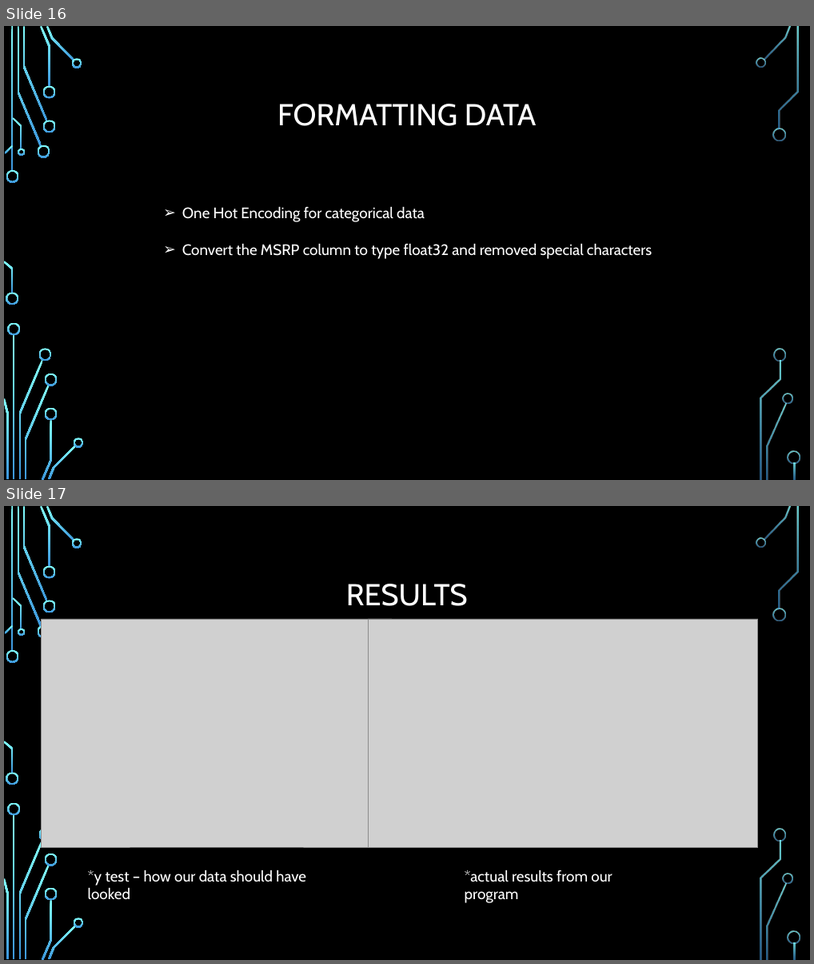
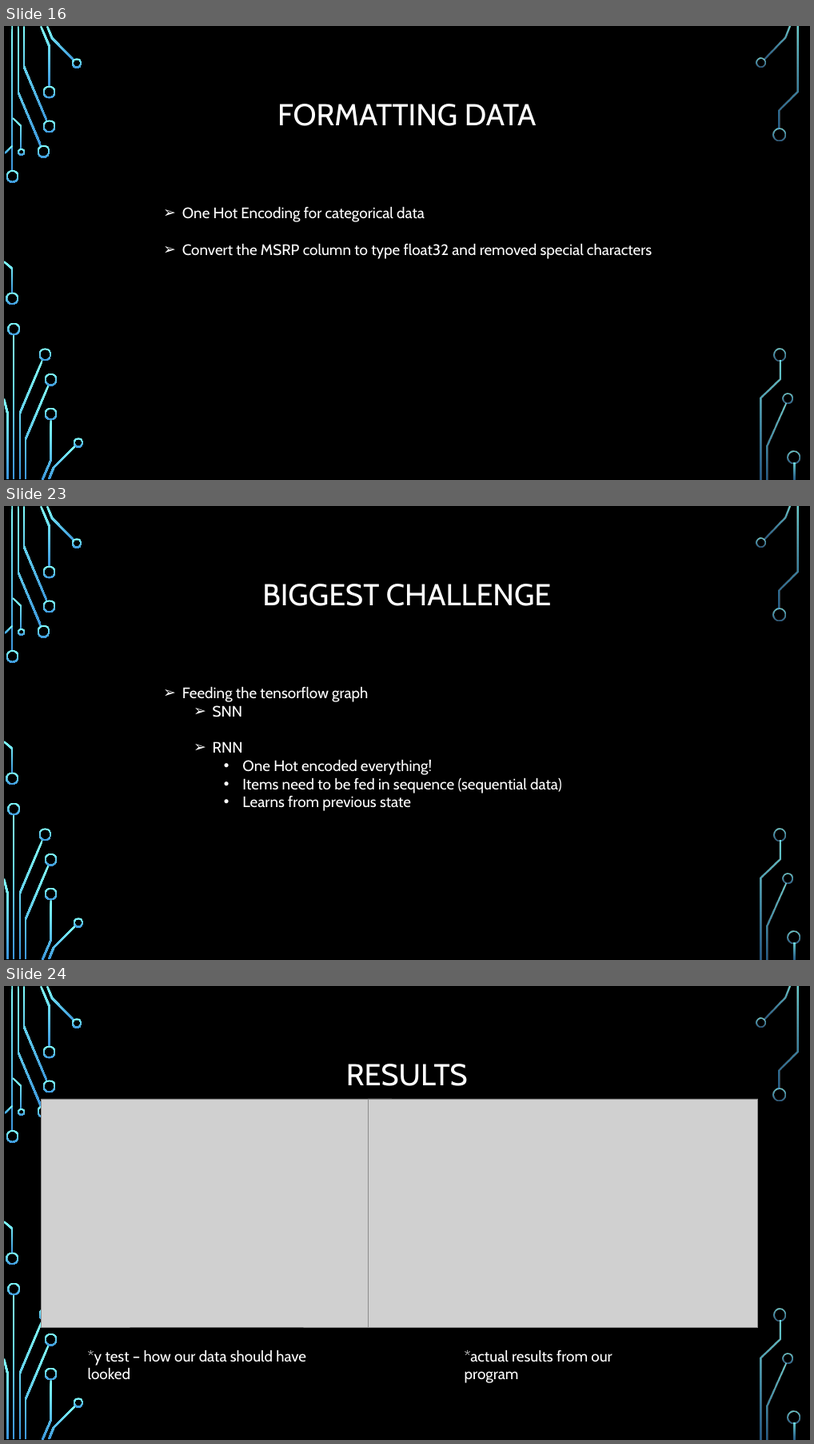
Before and after one commit to knight-coder-llc/AI-Vehicle-Calculator, a slide deck: Final Pres.pptx. Shown one above the other, each under a label of ours: slides 16 and 17 before the commit, slides 16, 23 and 24 after it; the slides between them are not shown. The pictures are 814x964 and 814x1444 pixels, drawn with LibreOffice and Linux fonts; fonts in the diff are those of the drawing; grey boxes stand for pictures; background and template pictures are left out. Boxes give left, top, right and bottom in pixels: in the first picture for what was removed or moved away, otherwise in the second. Text is boxed around its words. In the diff, an @@ line names an element or a change of style, - is before the commit and + after.

```diff
--- a/Final Pres.pptx
+++ b/Final Pres.pptx
@@ slide 23 added at box(4, 506, 810, 960), background picture (left out); not listed: 36 template elements that a slide beside it also shows @@
@@ title added at box(262, 584, 552, 606), 36 pt, text #FFFFFF @@
+BIGGEST CHALLENGE
@@ text added at box(182, 686, 562, 811), 18 pt, text #FFFFFF @@
+  ➢ Feeding the tensorflow graph
+    ➢ SNN
+    ➢ RNN
+      • One Hot encoded everything!
+      • Items need to be fed in sequence (sequential data)
+      • Learns from previous state
@@ what was slide 17 is now slide 24 @@
```
Also in this commit, not shown: 1 slide changed, 6 other slides added.
